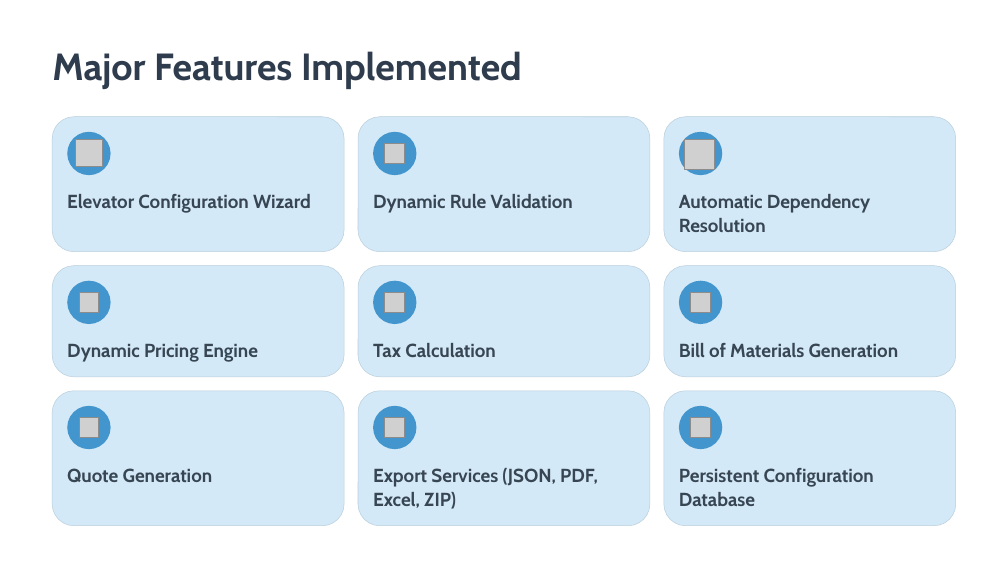
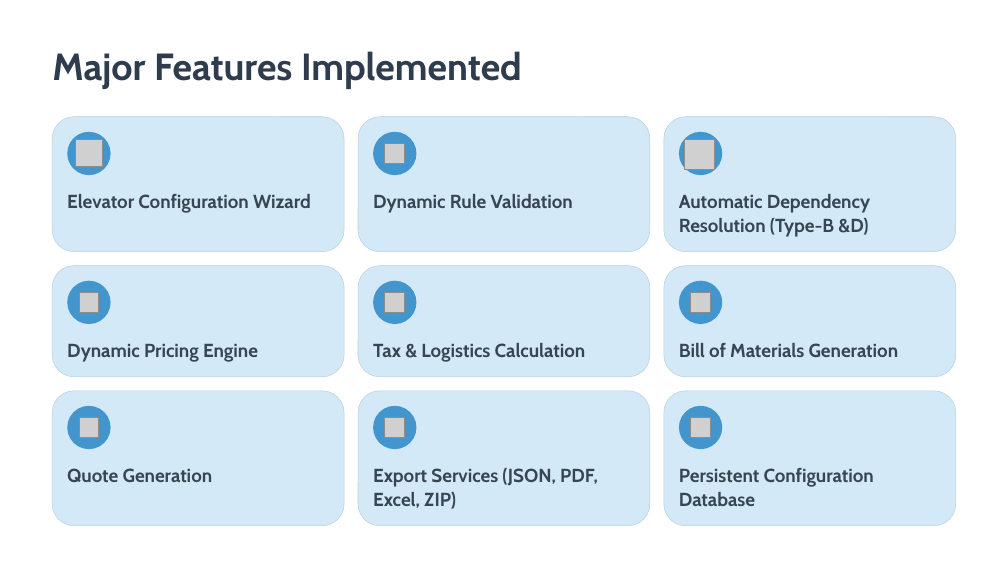
Before and after one commit to Sri-Balagi/Ele-pricing, a slide deck: slide 4 of Elevator-Configuration-and-Pricing-Engine.pptx. Drawn at 1008x567 pixels with LibreOffice and Linux fonts; fonts in the diff are those of the drawing; grey boxes stand for pictures; background and template pictures are left out. Boxes give left, top, right and bottom in pixels: in the first picture for what was removed or moved away, otherwise in the second. Text is boxed around its words. In the diff, an @@ line names an element or a change of style, - is before the commit and + after.

Commit message:
Milestone 11: Implementation of Type-D elevators and small modifications.

```diff
--- a/Elevator-Configuration-and-Pricing-Engine.pptx
+++ b/Elevator-Configuration-and-Pricing-Engine.pptx
@@ text at bbox=[679, 194, 870, 237]: text changed @@
-Automatic Dependency Resolution
+Automatic Dependency Resolution (Type-B &D)
@@ text at bbox=[373, 343, 586, 362]: text changed @@
-Tax Calculation
+Tax & Logistics Calculation
```
Also in this commit, not shown: 2 other slides changed, 2 slides added, 24 other files.
